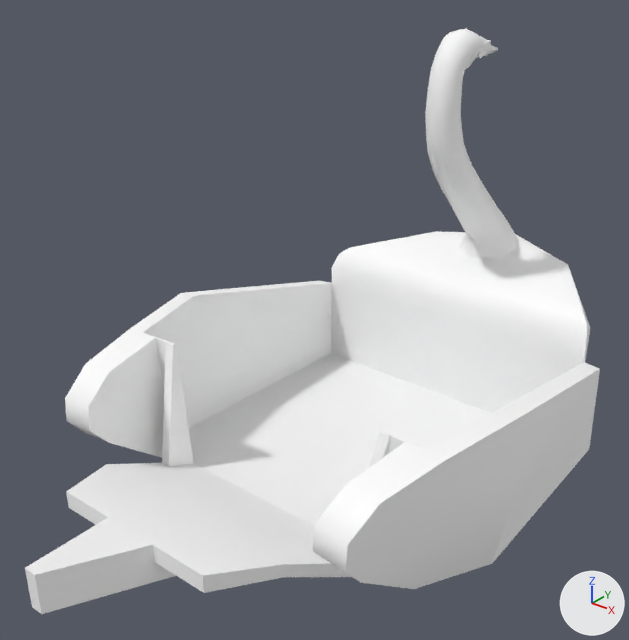
One commit to the FBX model Assets/Art/Static Meshes/Vehicles/SM_SwanBoat_02.fbx: the scene before it, then after it.
One viewpoint serves both versions: a 50 mm camera at (-1.19, -3.35, 2.79) aimed at (-3.59, -0.36, 0.93). Arrows for +X, +Y and +Z are at lower right; the lights stay in place. The picture after the commit comes second. Where no turn or scale is listed for an object, it has been applied to the vertices. Vertices at exactly the same position are counted once.

Objects in the first picture: 'SM_SwanBoat_02'.
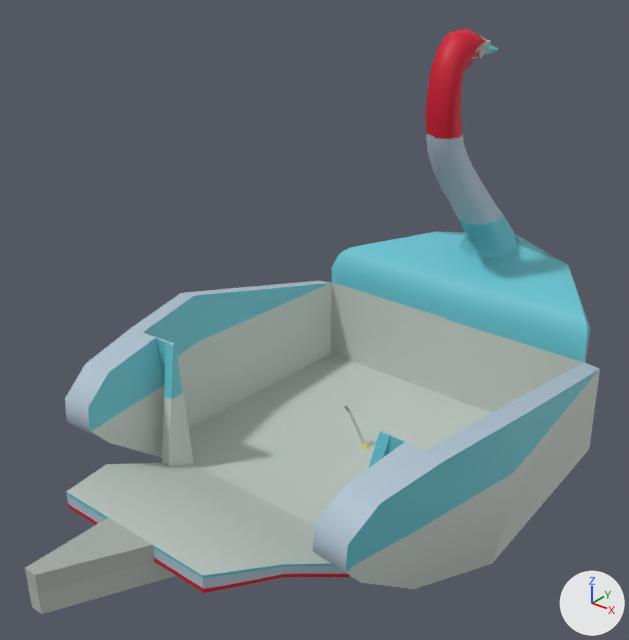
The newer file is also turned or shifted as a whole; pictures and numbers use the older file's frame.

Pixel boxes (x1, y1, x2, y2) of what changed, in the pictures (629 x 640 px):
'SM_SwanBoat_02', surface changed (darker)
    both: (25, 29, 600, 614)
'Kick_Stand1', added
    after: (344, 406, 370, 449)

The change, as a list of edits to the scene's bpy script:
```text
Add img_t_vehicles_png:
    img_t_vehicles_png = load_image('T_Vehicles.png', '../../Textures/T_Vehicles.png', 1235, 1235, 'sRGB')
Change mat_material__28:
    remove mat_material__28.base_color = (1.0, 1.0, 1.0)  # white #ffffff
    add mat_material__28.texture = img_t_vehicles_png
Change me_mesh_008:
    where me_mesh_008.from_pydata(...)  # 515 vertices, 502 faces; spans x -1.03..1.03, y -2.1..1.7, z -0.01..2.19
    used by ob_sm_swanboat_02; location = (-3.5, 0.002, 0.0)
    me_mesh_008 part 1: texture (UV) coordinates of 502 of 502 faces, centred in x -1.01..1.01, y -2.1..1.53, z 0.0..2.17, changed; they spanned u 0.01..0.99, v 0.0..0.99 and now span u 0.2..0.95, v 0.2..0.99
Add me_mesh_248:
    me_mesh_248.from_pydata(...)  # 20 vertices, 16 faces; spans x -0.125..0.008, y -0.059..0.04, z -0.015..0.286
    me_mesh_248.materials.append(mat_material__28)  # picture img_t_vehicles_png
Add ob_kick_stand1:
    ob_kick_stand1 = bpy.data.objects.new('Kick_Stand1', me_mesh_248)
    ob_kick_stand1.location = (-3.5, 0.002, 0.0)
```
